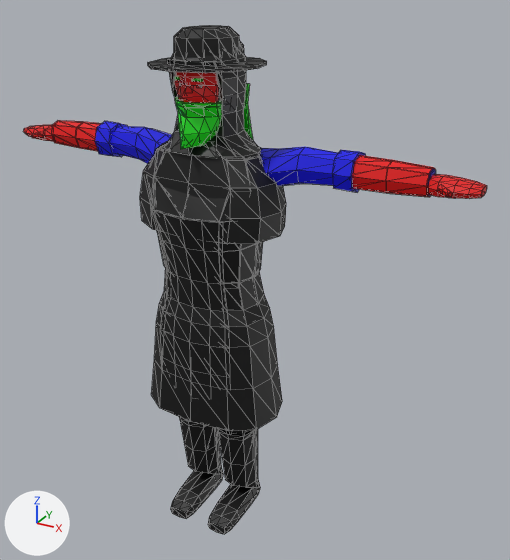
Renders of the glTF model art/models/characters/human_m.glb from each side of a commit.
Both versions are drawn from a 50 mm camera at (1.194, -1.875, 1.928) aimed at (0.113, 0.09, 0.945). Arrows for +X, +Y and +Z are at lower left; the lights stay in place. The older version comes first. Mesh edges are drawn as thin lines.

In view in the first picture: 'Apron', 'Beard_Full', 'Body', 'Cape', 'Coat', 'Hat_Brimmed', 'Hood', 'Sleeves_Rolled', 'Vest' and 2 more.
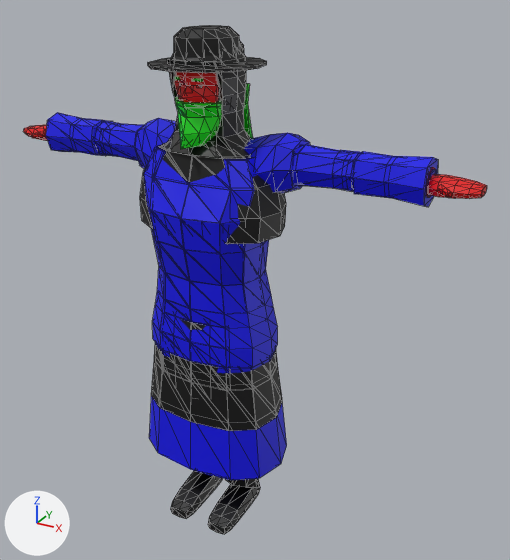
Not visible in the pictures: 'Armour_Leather'.

The edits, one by one:
Mesh me_robe is new.
It has 228 vertices, 444 faces and spans x -0.694..0.694, y -0.185..0.185, z 0.284..1.451.
It uses material mat_human.
Mesh me_cuirass is new.
It has 316 vertices, 596 faces and spans x -0.686..0.686, y -0.179..0.173, z 0.238..1.473.
It uses material mat_human.
Mesh me_mail_shirt is new.
It has 184 vertices, 356 faces and spans x -0.459..0.459, y -0.173..0.154, z 0.627..1.444.
It uses material mat_human.
Mesh me_jerkin is new.
It has 192 vertices, 364 faces and spans x -0.686..0.686, y -0.175..0.152, z 0.255..1.44.
It uses material mat_human.
Object 'Armour_Robes' (ob_armour_robes) is new; it shows me_robe.
Its location is (0.0, 0.0, 0.0).
Object 'Armour_Plate' (ob_armour_plate) is new; it shows me_cuirass.
Its location is (0.0, 0.0, 0.0).
Object 'Armour_Mail' (ob_armour_mail) is new; it shows me_mail_shirt.
Its location is (0.0, 0.0, 0.0).
Object 'Armour_Leather' (ob_armour_leather) is new; it shows me_jerkin.
Its location is (0.0, 0.0, 0.0).

Pixel boxes (x1, y1, x2, y2) of what changed, in the pictures (510 x 560 px):
'Armour_Plate', added (blue)
    after: (69, 118, 394, 369)
'Armour_Robes', added
    after: (46, 113, 438, 480)
'Armour_Mail', added (blue)
    after: (107, 124, 340, 188)
'Apron', unchanged, covered by the edit
    before: (151, 210, 230, 381)
    after: (161, 318, 230, 381)
'Sleeves_Rolled', unchanged, covered by the edit
    before: (52, 120, 435, 197)
    after: (95, 121, 435, 197)
'Vest', unchanged, covered by the edit
    before: (149, 148, 263, 284)
